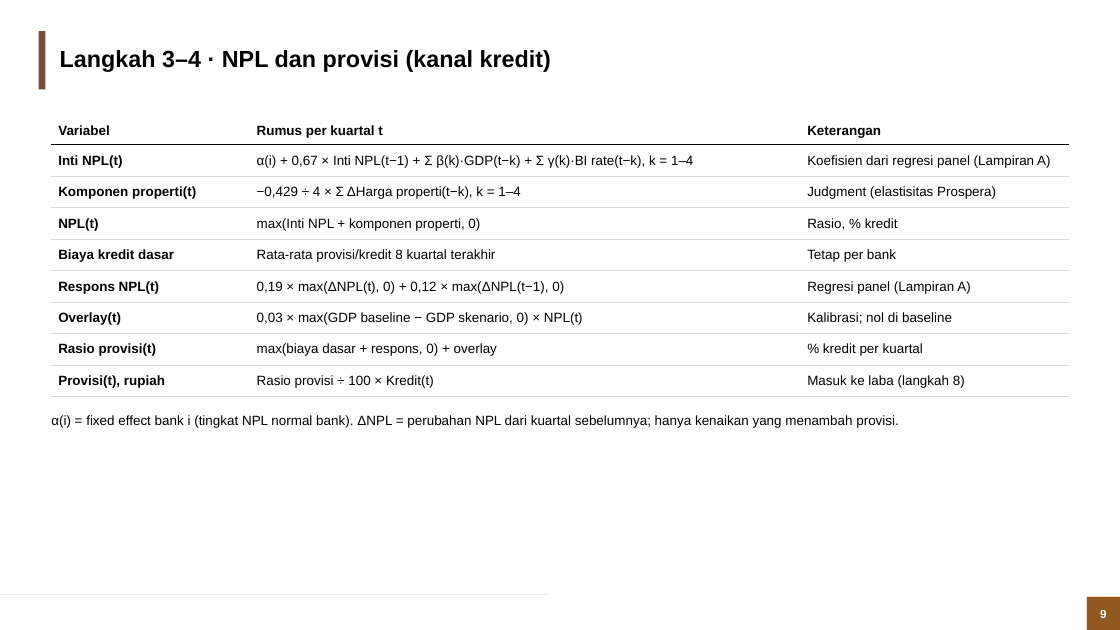
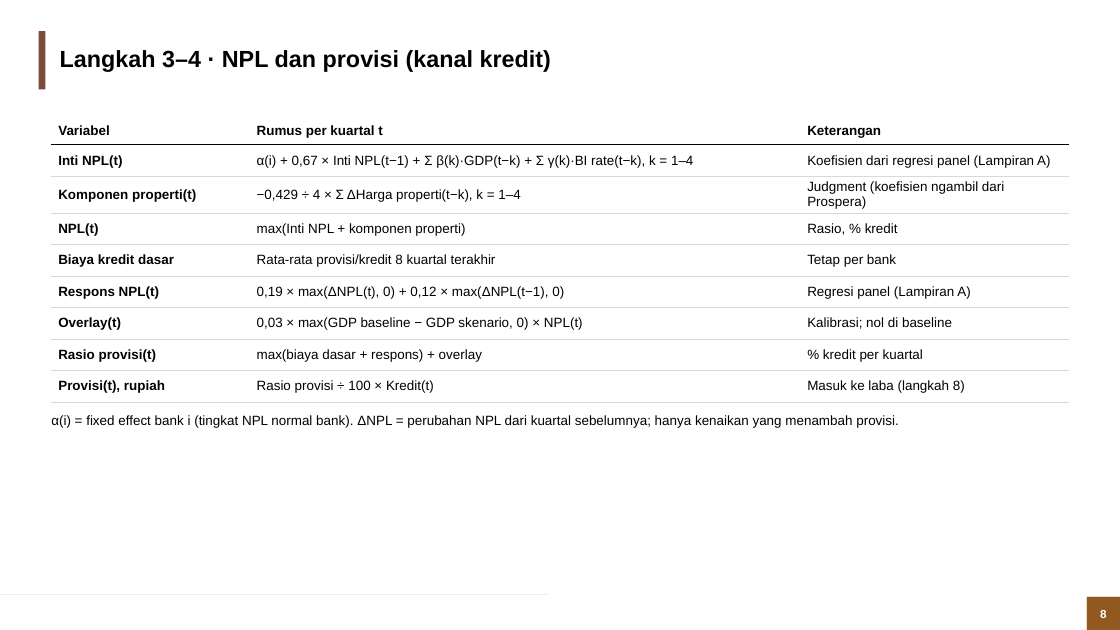
Before and after one commit to muhamadhaikal128/banking-stress-test, a slide deck: slide 8 of Banking Stress Test (Solvency).pptx (slide 9 before the commit). Drawn at 1120x630 pixels with LibreOffice and Linux fonts; fonts in the diff are those of the drawing; background and template pictures are left out. Boxes give left, top, right and bottom in pixels: in the first picture for what was removed or moved away, otherwise in the second. Text is boxed around its words. In the diff, an @@ line names an element or a change of style, - is before the commit and + after.

```diff
--- a/Banking Stress Test (Solvency).pptx
+++ b/Banking Stress Test (Solvency).pptx
@@ table at (51,117,1069,404) @@
-row 3, column 3: Judgment (elastisitas Prospera)
+row 3, column 3: Judgment (koefisien ngambil dari Prospera)
-row 4, column 2: max(Inti NPL + komponen properti, 0)
+row 4, column 2: max(Inti NPL + komponen properti)
-row 8, column 2: max(biaya dasar + respons, 0) + overlay
+row 8, column 2: max(biaya dasar + respons) + overlay
```
Also in this commit, not shown: 35 other slides changed, 1 slide removed, 1 other file.
